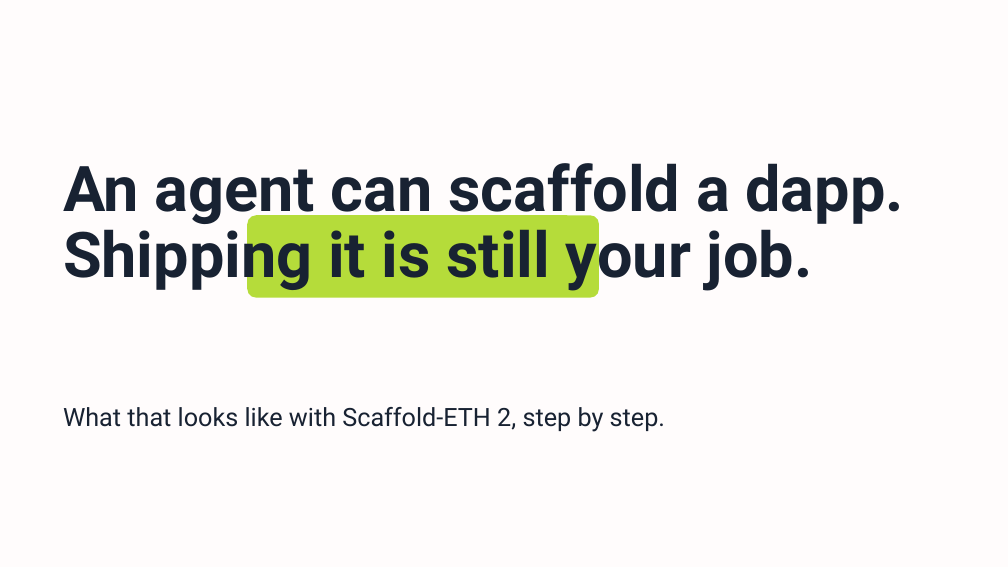
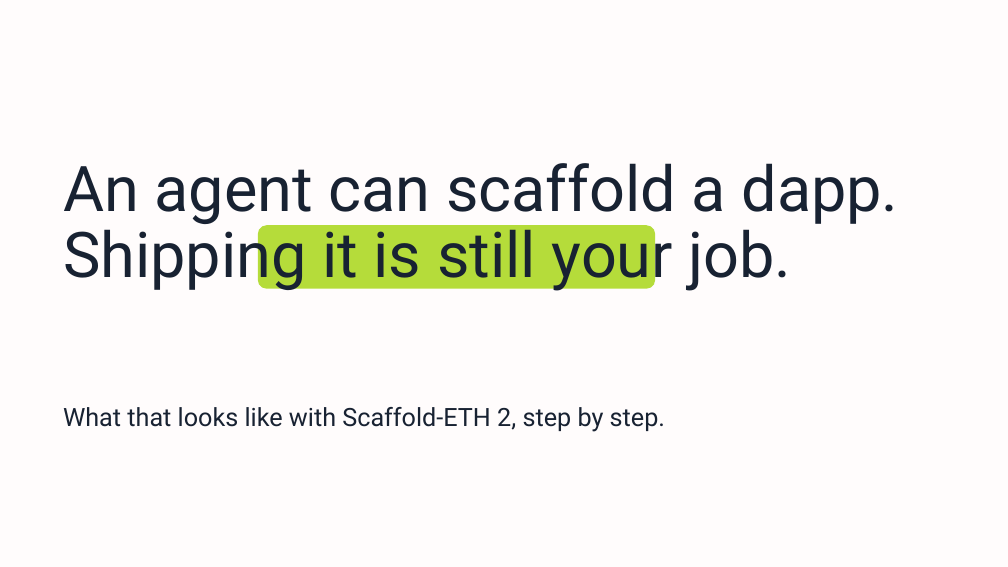
Before and after one commit to technophile-04/devcon-8-mumbai, a slide deck: slide 2 of template/buidlguidl-devcon8.pptx. Drawn at 1008x567 pixels with LibreOffice and Linux fonts; fonts in the diff are those of the drawing; background and template pictures are left out. Boxes give left, top, right and bottom in pixels: in the first picture for what was removed or moved away, otherwise in the second. Text is boxed around its words. In the diff, an @@ line names an element or a change of style, - is before the commit and + after.

```diff
--- a/template/buidlguidl-devcon8.pptx
+++ b/template/buidlguidl-devcon8.pptx
@@ text "An agent can scaffold a ..." at bbox=[63, 163, 899, 292]: bold off @@
@@ rounded rectangle: place and size @@
-rounded rectangle at bbox=[247, 216, 599, 298]
+rounded rectangle at bbox=[258, 225, 656, 289]
@@ rounded rectangle at bbox=[258, 225, 656, 289]: proportions changed @@
```
Also in this commit, not shown: 10 other slides changed, 17 other files.
